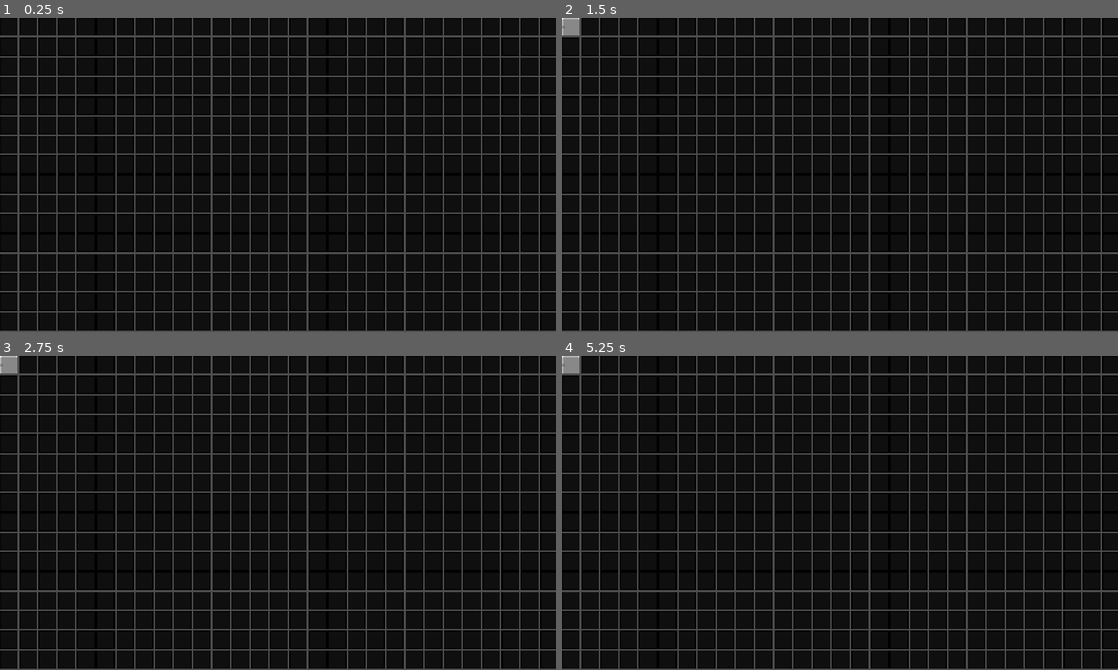
Above: before the commit, frames 1-4 (two rows, left to right).
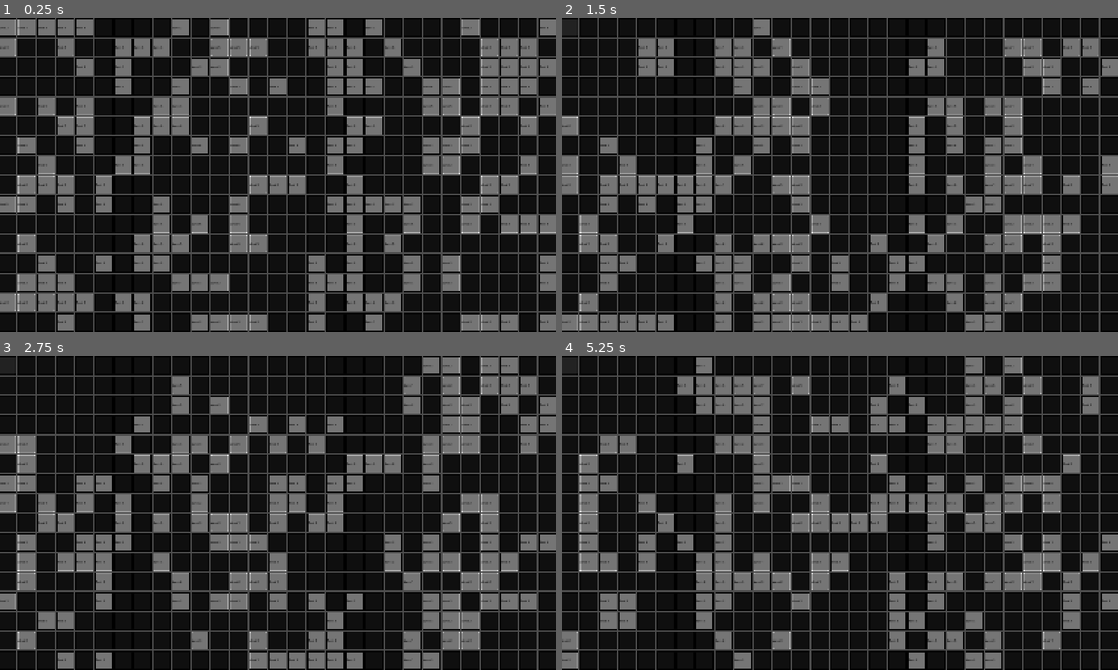
Above: after the commit, the same moments.

Repository: appleman-tryingmybest/Conway-Game-of-Life
Game: Godot game, scene res://main.tscn
Same seed, same stepped clock (60 frames per second), same inputs: the game is played once before the commit and once after it.
Inputs (mouse positions are in pixels of both pictures, inside the frame that each line leads up to):
- Up to frame 1 (0.25 s): no input
- Up to frame 2 (1.5 s): click (573, 27) at 0.52 s; click (573, 27) at 1.27 s
- Up to frame 3 (2.75 s): click (11, 365) at 2.02 s
- Up to frame 4 (5.25 s): tap Enter (ui_accept) at 2.75, 3.02, 3.77, 4.25 s

The runs differ from the first frame. In frame 1, 45% of the frame differs, in the area x 0-100%, y 0-100%; in frame 2, 41%; in frame 3, 41%; in frame 4, 40%.

Commit message:
reverted optimization

Diff:
--- a/grid_container.tscn
+++ b/grid_container.tscn
@@ -12,3 +12,5 @@
 height = 16
 cell_width = 55
 cell_height = 56
+birth = [3, 6, 8]
+survive = [1, 2, 5, 7, 8]
--- a/grid_panel.gd
+++ b/grid_panel.gd
@@ -30,8 +30,8 @@
 	detection_area.position = col.position
 	Global.ticked.connect(_check)
 	_match_state()
-	#if randi_range(0, random_chance) == random_chance:
-		#state.state = 1
+	if randi_range(0, random_chance) == random_chance and random_chance != -1:
+		state.state = 1
 
 
 func _check():
@@ -39,8 +39,6 @@
 	for i in monitor.get_overlapping_bodies():
 		if i.state == 1 and i != state:
 			amount += 1
-	if amount == 0:
-		return
 	label.text = "Amt: " + str(amount)
 	var next_state = _checknextstate(amount)
 	await get_tree().physics_frame
--- a/grid_panel.tscn
+++ b/grid_panel.tscn
@@ -23,7 +23,7 @@
 offset_bottom = 32.0
 theme_override_styles/panel = SubResource("StyleBoxFlat_ojnr2")
 script = ExtResource("1_qpjan")
-colors = null
+random_chance = 1
 
 [node name="Area2D" type="Area2D" parent="." unique_id=876226273]
 z_index = -2
--- a/main.tscn
+++ b/main.tscn
@@ -10,9 +10,11 @@
 [node name="Camera2D" type="Camera2D" parent="." unique_id=1246913222]
 
 [node name="GridContainer" parent="." unique_id=2127200318 instance=ExtResource("1_ig7tw")]
-offset_left = -850.0
-offset_top = -480.0
-offset_right = 866.0
-offset_bottom = 476.0
+offset_left = -914.0
+offset_top = -478.0
+offset_right = 911.0
+offset_bottom = 478.0
+columns = 31
+width = 31
 
 [node name="Timer" type="Timer" parent="." unique_id=948811719]
--- a/project.godot
+++ b/project.godot
@@ -23,6 +23,7 @@
 
 window/size/viewport_width=1700
 window/size/viewport_height=960
+window/size/mode=2
 window/stretch/mode="canvas_items"
 window/stretch/aspect="expand"
 
